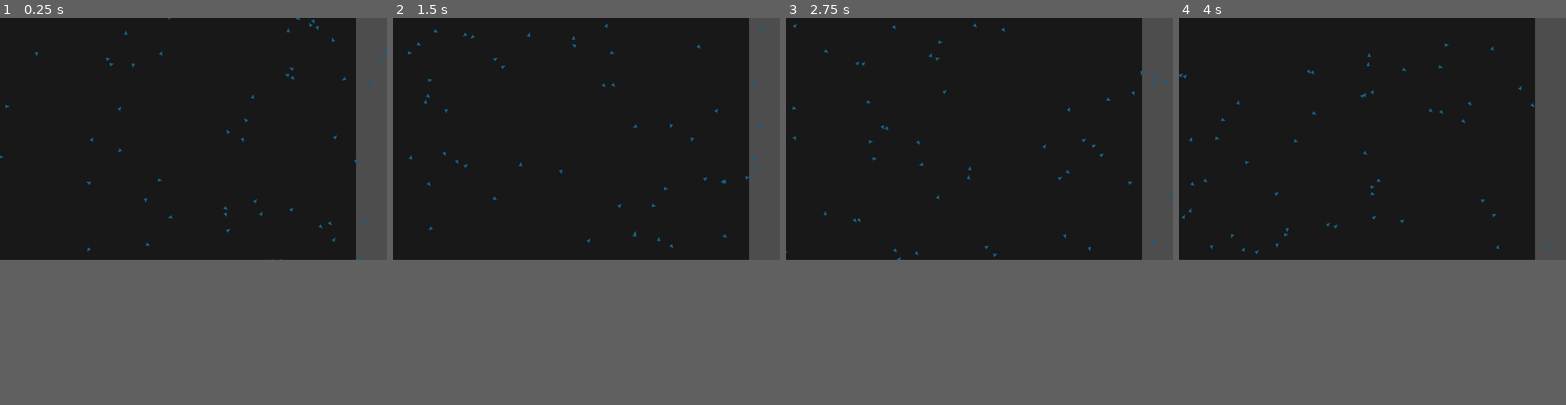
Above: before the commit, frames 1-4 (left to right).
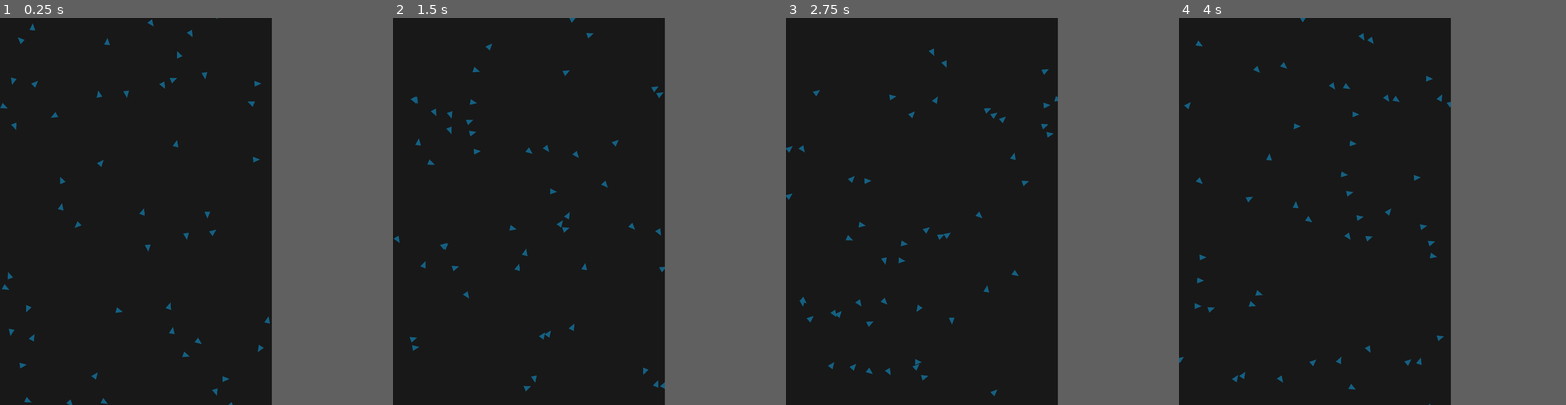
Above: after the commit, the same moments.

Repository: scfitze/Godot_Boids
Game: Godot game, scene res://scenes/main.tscn
The game is run twice, just before and just after one commit, with the same random seed, the same clock (stepped at 60 frames per second) and the same inputs. Before the commit the project has no main scene; this scene is started directly in both runs.
Inputs:
- Up to frame 1 (0.25 s): no input
- Up to frame 2 (1.5 s): no input
- Up to frame 3 (2.75 s): no input
- Up to frame 4 (4 s): no input
In our replay, the window is 800x500 before the commit and 562x800 after it. These sizes can differ from the game's own. Grey fills any space a smaller window leaves; there, only what the larger window draws over its background counts as a difference.

The runs differ from the first frame. In frame 1, 6.0% of the frame differs, in the area x 0-100%, y 0-100%; in frame 2, 6.0%; in frame 3, 6.0%; in frame 4, 6.0%.

Commit message:
Resize window to mobile aspect ratio

Diff:
--- a/project.godot
+++ b/project.godot
@@ -11,13 +11,13 @@
 [application]
 
 config/name="Boids"
-run/main_scene="res://main.tscn"
+run/main_scene="res://scenes/main.tscn"
 config/features=PackedStringArray("4.2", "Forward Plus")
 
 [display]
 
-window/size/viewport_width=2560
-window/size/viewport_height=1600
+window/size/viewport_width=1125
+window/size/viewport_height=2436
 
 [dotnet]
 
